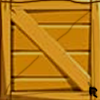
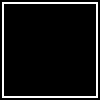
Layered file, before and after one edit (100×100). Changes by layer:
added layer "Warstwa 3" above "Jasność/Kontrast 1" over [2, 2, 98, 98]
hid "Warstwa 1" over [0, 0, 100, 99]
hid "Warstwa 2" over [0, 0, 100, 100]
